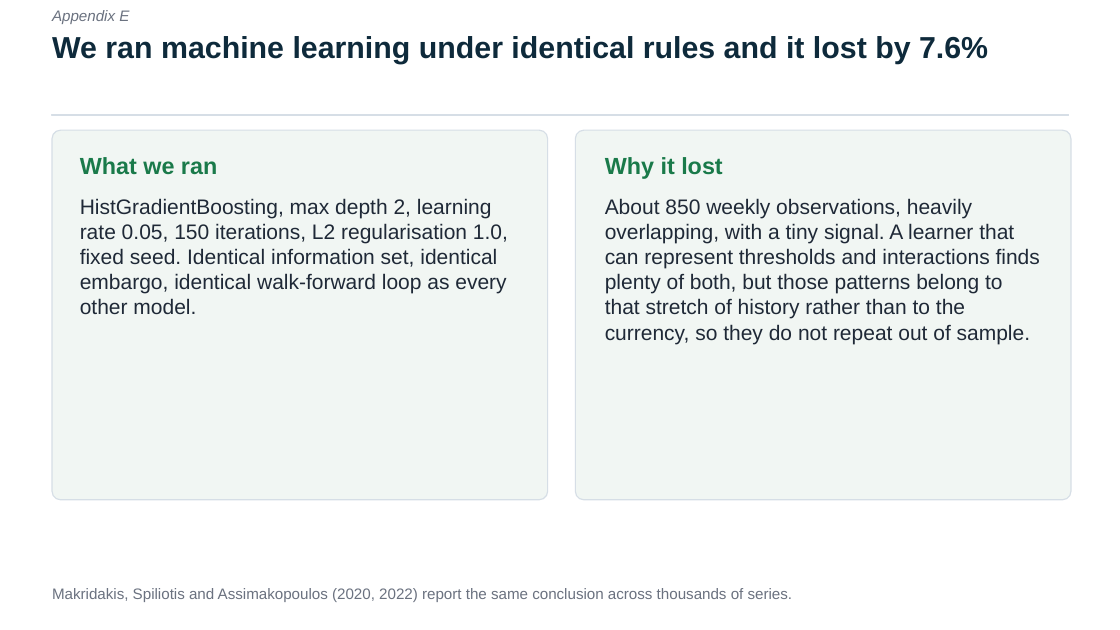
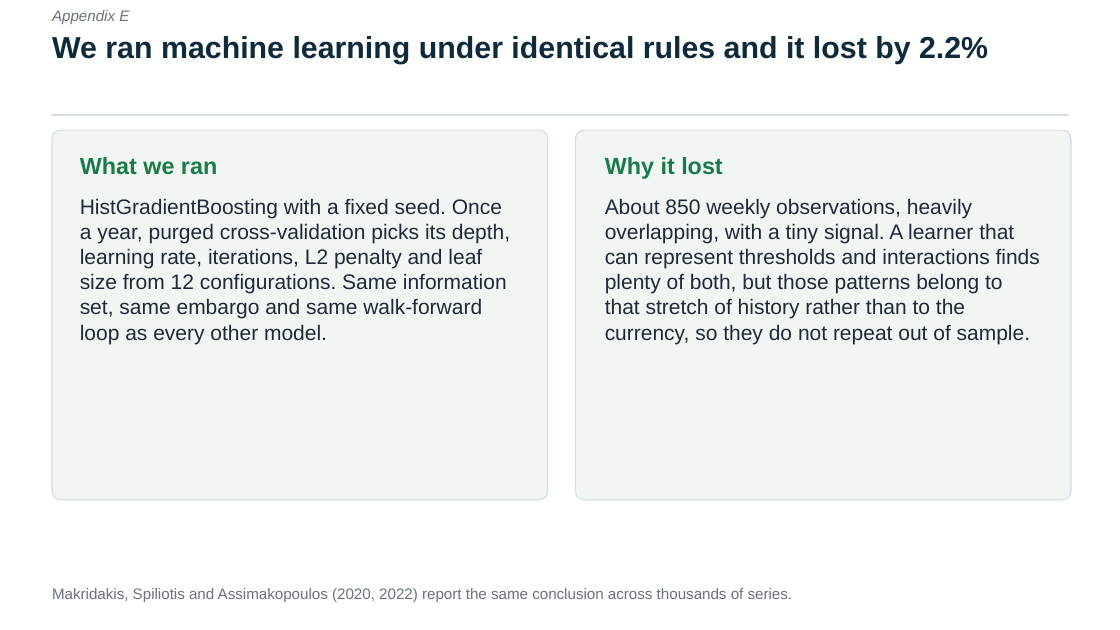
Before and after one commit to Aakashanil67/usdzar-forecasting, a slide deck: slide 12 of reports/presentation.pptx. Drawn at 1120x630 pixels with LibreOffice and Linux fonts; fonts in the diff are those of the drawing. Boxes give left, top, right and bottom in pixels: in the first picture for what was removed or moved away, otherwise in the second. Text is boxed around its words. In the diff, an @@ line names an element or a change of style, - is before the commit and + after.

Commit message:
Purge overlapping targets from tuning folds and end validation before 2021 targets
Validation now stops at the 2020-11-27 origin. Ridge scaling is fitted inside each fold, gradient boosting gets a small tuning grid under the same purged protocol, and AR(1) in logs is fixed as the benchmark instead of being picked on the judged window.

```diff
--- a/reports/presentation.pptx
+++ b/reports/presentation.pptx
@@ text at box(52, 36, 988, 64): text changed @@
-We ran machine learning under identical rules and it lost by 7.6%
+We ran machine learning under identical rules and it lost by 2.2%
@@ text at box(80, 198, 510, 344): text changed @@
-HistGradientBoosting, max depth 2, learning rate 0.05, 150 iterations, L2 regularisation 1.0, fixed seed. Identical information set, identical embargo, identical walk-forward loop as every other model.
+HistGradientBoosting with a fixed seed. Once a year, purged cross-validation picks its depth, learning rate, iterations, L2 penalty and leaf size from 12 configurations. Same information set, same embargo and same walk-forward loop as every other model.
```
Also in this commit, not shown: 5 other slides changed, 24 other files.
